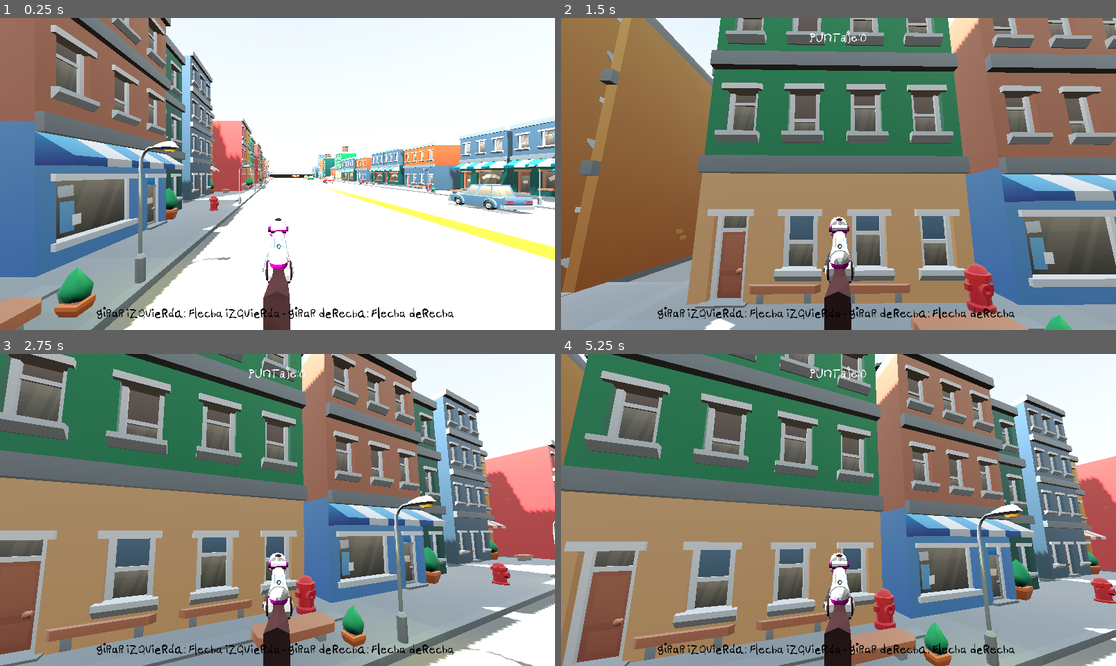
Above: before the commit, frames 1-4 (two rows, left to right).
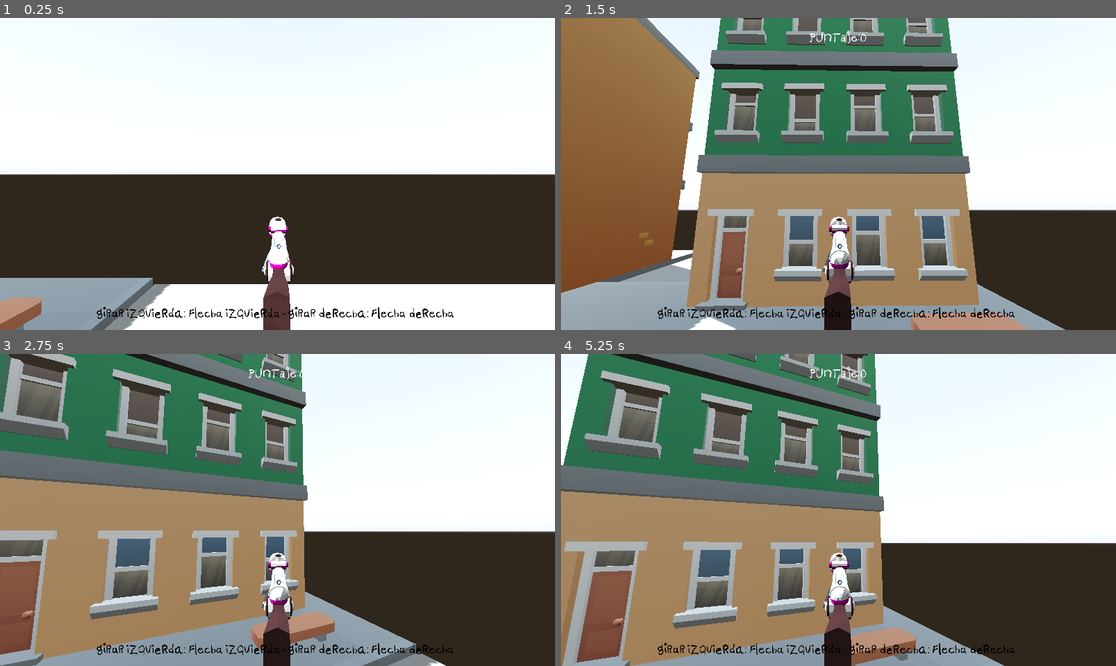
Above: after the commit, the same moments.

Repository: franciscoenriq/Panhales-en-Fuga
Game: Godot game, scene res://scenes/Volante/new_volante.tscn
Same seed, same stepped clock (60 frames per second), same inputs: the game is played once before the commit and once after it. This scene is started directly instead of the project's main scene. A sky picture missing from this copy of the repository is replaced by a grey-blue gradient.
Inputs (mouse positions are in pixels of both pictures, inside the frame that each line leads up to):
- Up to frame 1 (0.25 s): no input
- Up to frame 2 (1.5 s): move the mouse to (960, 158) at 0.52 s; press the mouse at (960, 158) at 0.53 s; hold L (p_right) 0.53-1.28 s; tap M (p_jump) at 0.77 s; move the mouse to (810, 174) at 1.27 s; release the mouse at (810, 174) at 1.28 s; hold W (forward) from 1.28 s (still down); tap X (clutch) at 1.35 s
- Up to frame 3 (2.75 s): keep holding W (forward); tap M (p_jump) at 1.52 s; click (249, 510) at 1.55 s; tap Enter at 2 s; move the mouse to (288, 503) at 2.02 s; hold A (gas) from 2.03 s (still down); click (288, 503) at 2.3 s
- Up to frame 4 (5.25 s): keep holding W (forward); tap Space at 2.75, 5 s; move the mouse to (832, 516) at 2.77 s; release A (gas) at 2.78 s; click (832, 516) at 2.85 s; tap M (p_jump) at 3.02, 3.77, 4.52 s; tap Enter at 3.5 s; move the mouse to (877, 513) at 3.52 s; hold F (test) 3.53-4.28 s; click (877, 513) at 3.8 s; move the mouse to (794, 506) at 4.27 s; click (794, 506) at 4.35 s; move the mouse to (844, 510) at 5.02 s; hold X (clutch) from 5.03 s (still down)

The runs differ from the first frame. In frame 1, 58% of the frame differs, in the area x 0-100%, y 0-96%; in frame 2, 33%; in frame 3, 38%; in frame 4, 38%.
Error after the commit: Invalid access to property or key 'distancia_maxima_adelante' on a base object of type 'Node (game_controller.gd)'. (res://scripts/terrain_controller.gd:21)

Commit message:
Arreglado distancia maxima

Diff:
--- a/scripts/car_generator.gd
+++ b/scripts/car_generator.gd
@@ -56,7 +56,7 @@
 				car.set_target_lane_pos(target_lane_pos)
 				car.set_isSwitchingLane(true)
 				car.set_target_lane_id(random_lane_id)
-		if car.position.z < GameController.distancia_maxima_adelante or car.position.z > GameController.distancia_maxima_atras:
+		if car.position.z < -160 or car.position.z > 160:
 			car.queue_free()
 	if cars_in_lane_count<cars_spawn_limit_per_lane:
 		spawn_car(GameController.distancia_maxima_atras,false)
--- a/scripts/game_controller.gd
+++ b/scripts/game_controller.gd
@@ -56,8 +56,6 @@
 	Cambios.QUINTO: 150
 	}
 
-var distancia_maxima_adelante = 0
-var distancia_maxima_atras = 0
 
 
 
--- a/scripts/terrain_controller.gd
+++ b/scripts/terrain_controller.gd
@@ -43,8 +43,7 @@
 		new_block.position.z = last_terrain.position.z - last_terrain.mesh.size.y
 		add_child(new_block)
 		terrain_belt.append(new_block)
-		GameController.distancia_maxima_adelante +=new_block.mesh.size.y
-		GameController.distancia_maxima_atras -=new_block.mesh.size.y
+
 
 func _load_terrain_scenes(target_path: String) -> void:
 	var dir = DirAccess.open(target_path)
